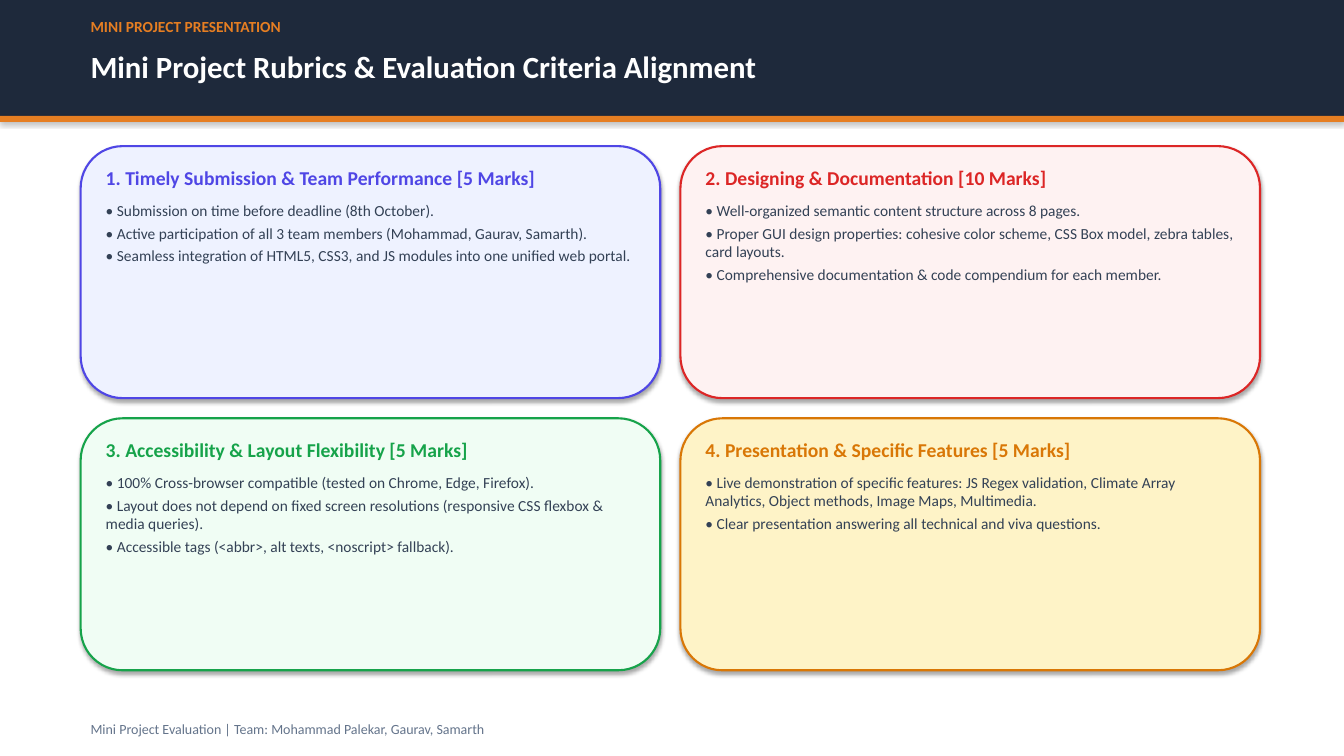
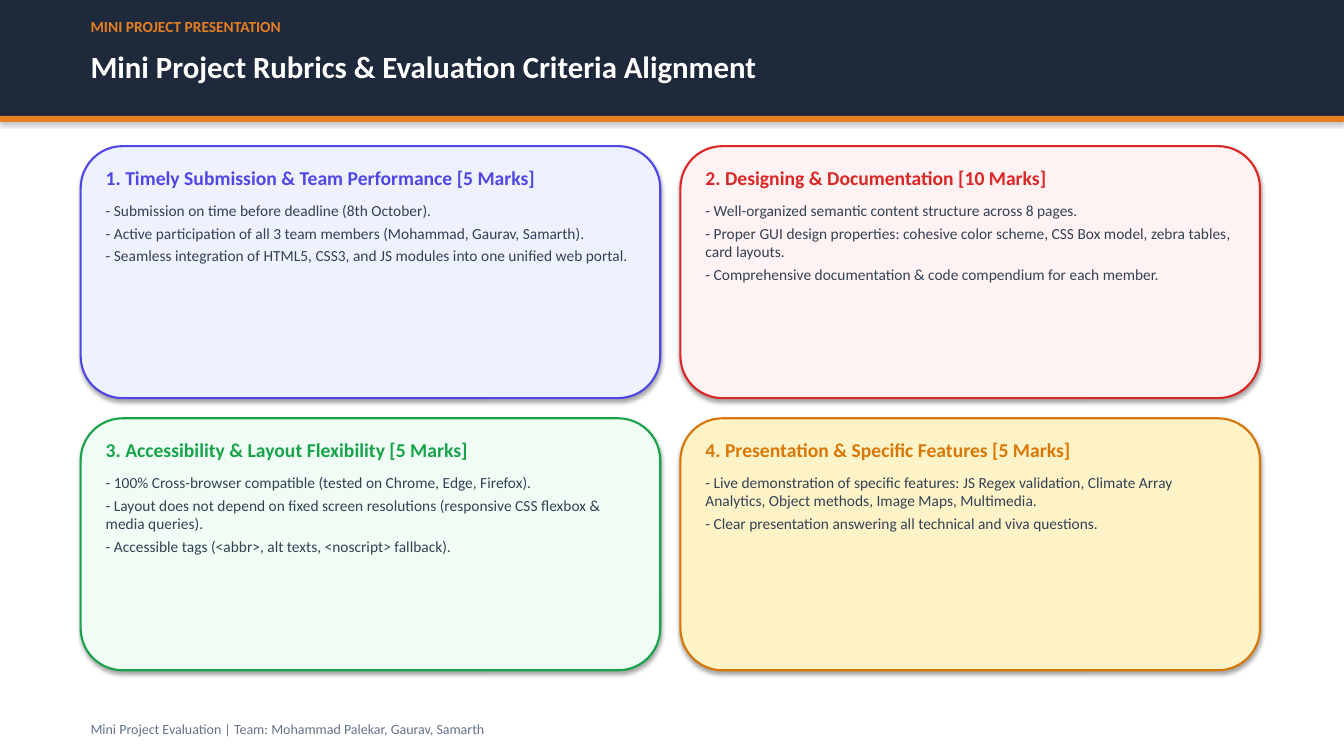
Before and after one commit to mpal3kar/heatwave-intelligence-C1, a slide deck: slide 2 of Heatwave_MiniProject_Presentation.pptx. Drawn at 1344x756 pixels with LibreOffice and Linux fonts; fonts in the diff are those of the drawing. Boxes give left, top, right and bottom in pixels: in the first picture for what was removed or moved away, otherwise in the second. Text is boxed around its words. In the diff, an @@ line names an element or a change of style, - is before the commit and + after.

```diff
--- a/Heatwave_MiniProject_Presentation.pptx
+++ b/Heatwave_MiniProject_Presentation.pptx
@@ text at (114,205,627,264): text changed @@
-• Submission on time before deadline (8th October).
-• Active participation of all 3 team members (Mohammad, Gaurav, Samarth).
-• Seamless integration of HTML5, CSS3, and JS modules into one unified web portal.
+- Submission on time before deadline (8th October).
+- Active participation of all 3 team members (Mohammad, Gaurav, Samarth).
+- Seamless integration of HTML5, CSS3, and JS modules into one unified web portal.
@@ text at (705,205,1231,283): text changed @@
-• Well-organized semantic content structure across 8 pages.
-• Proper GUI design properties: cohesive color scheme, CSS Box model, zebra tables, card layouts.
-• Comprehensive documentation & code compendium for each member.
+- Well-organized semantic content structure across 8 pages.
+- Proper GUI design properties: cohesive color scheme, CSS Box model, zebra tables, card layouts.
+- Comprehensive documentation & code compendium for each member.
@@ text at (106,477,586,555): text changed @@
-• 100% Cross-browser compatible (tested on Chrome, Edge, Firefox).
-• Layout does not depend on fixed screen resolutions (responsive CSS flexbox & media queries).
-• Accessible tags (<abbr>, alt texts, <noscript> fallback).
+- 100% Cross-browser compatible (tested on Chrome, Edge, Firefox).
+- Layout does not depend on fixed screen resolutions (responsive CSS flexbox & media queries).
+- Accessible tags (<abbr>, alt texts, <noscript> fallback).
@@ text at (705,477,1172,532): text changed @@
-• Live demonstration of specific features: JS Regex validation, Climate Array Analytics, Object methods, Image Maps, Multimedia.
-• Clear presentation answering all technical and viva questions.
+- Live demonstration of specific features: JS Regex validation, Climate Array Analytics, Object methods, Image Maps, Multimedia.
+- Clear presentation answering all technical and viva questions.
```
Also in this commit, not shown: 7 other slides changed, 20 other files.
